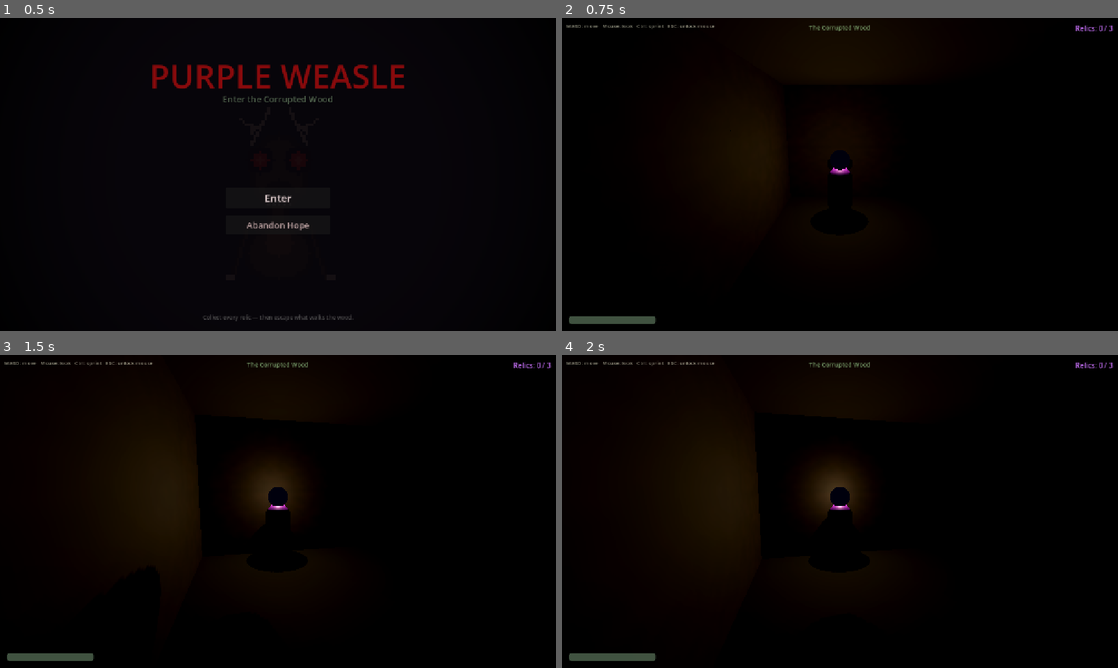
Above: before the commit, frames 1-4 (two rows, left to right).
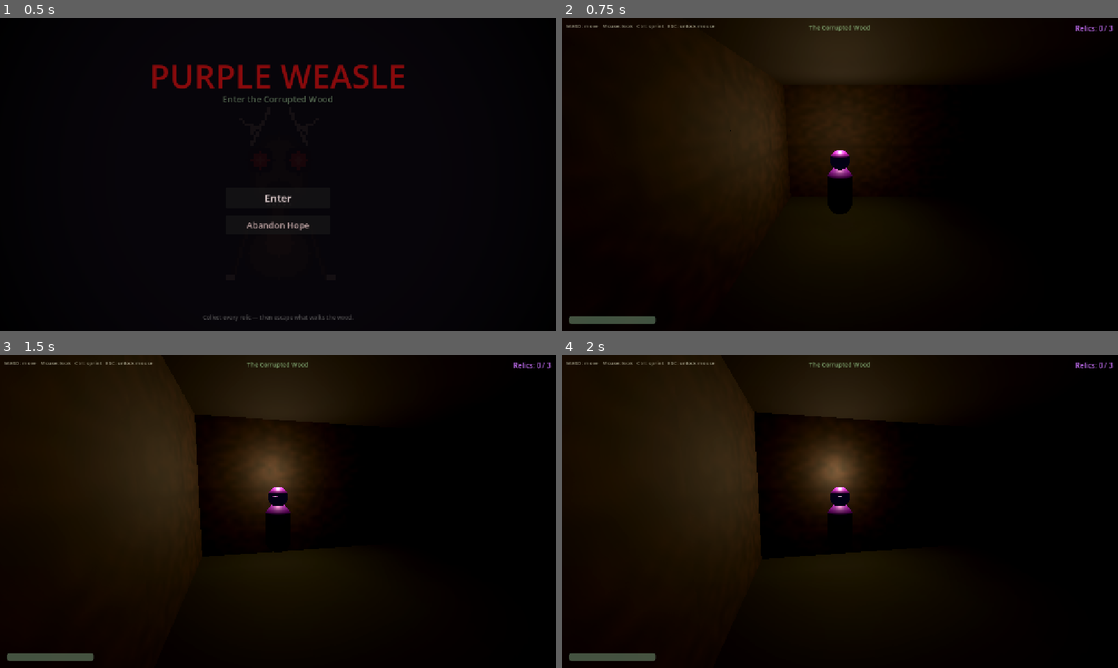
Above: after the commit, the same moments.

Repository: iamsidge/purple-weasle
Game: Godot game, scene res://scenes/main_menu.tscn
Same seed, same stepped clock (60 frames per second), same inputs: the game is played once before the commit and once after it.
Inputs (mouse positions are in pixels of both pictures, inside the frame that each line leads up to):
- Up to frame 1 (0.5 s): no input
- Up to frame 2 (0.75 s): click "Enter" at 0.5 s
- Up to frame 3 (1.5 s): tap Enter at 1.25 s; move the mouse to (305, 511) at 1.27 s; hold W (move_up) from 1.28 s (still down); hold Ctrl (crouch) from 1.28 s (still down)
- Up to frame 4 (2 s): keep holding W (move_up); keep holding Ctrl (crouch)

Frame 1 is identical in both runs. In frame 2, 6.6% of the frame differs, in the area x 23-61%, y 4-70%; in frame 3, 6.7%, in the area x 20-58%, y 4-77%; in frame 4, 5.9%.

Commit message:
Brighten lighting so the maze is readable
Rendered the level and tuned against an actual frame:
- Lantern: disabled shadows (it was casting the player's own silhouette
  as a black disc on the floor underfoot), raised energy 3.2 -> 4.5 and
  range 12 -> 16 m, lifted to y=2.0
- Ambient light 0.35 -> 0.6 (brighter, warmer tint)
- Fog density 0.035 -> 0.02 so nearby walls aren't swallowed
- Wall/floor albedo brightened so the geometry reads under the lantern

Verified by rendering a frame: weasle, walls and floor now clearly
visible, fading to darkness at range.

Co-Authored-By: Claude Opus 4.8 <noreply@anthropic.com>

Diff:
--- a/scenes/level_01_3d.tscn
+++ b/scenes/level_01_3d.tscn
@@ -16,12 +16,12 @@
 background_mode = 2
 sky = SubResource("sky")
 ambient_light_source = 2
-ambient_light_color = Color(0.06, 0.08, 0.07, 1)
-ambient_light_energy = 0.35
+ambient_light_color = Color(0.10, 0.12, 0.11, 1)
+ambient_light_energy = 0.6
 fog_enabled = true
 fog_light_color = Color(0.04, 0.06, 0.02, 1)
 fog_light_energy = 0.6
-fog_density = 0.035
+fog_density = 0.02
 fog_aerial_perspective = 0.1
 glow_enabled = true
 glow_intensity = 0.6
--- a/scenes/player_3d.tscn
+++ b/scenes/player_3d.tscn
@@ -60,11 +60,11 @@
 surface_material_override/0 = SubResource("head_mat")
 
 [node name="Lantern" type="OmniLight3D" parent="."]
-position = Vector3(0, 1.5, 0)
-light_color = Color(1.0, 0.82, 0.55, 1)
-light_energy = 3.2
-omni_range = 12.0
-shadow_enabled = true
+position = Vector3(0, 2.0, 0)
+light_color = Color(1.0, 0.84, 0.58, 1)
+light_energy = 4.5
+omni_range = 16.0
+shadow_enabled = false
 
 [node name="CameraPivot" type="Node3D" parent="."]
 position = Vector3(0, 1.1, 0)
--- a/scripts/level_01_3d.gd
+++ b/scripts/level_01_3d.gd
@@ -78,13 +78,13 @@
 
 	mat_wall                = StandardMaterial3D.new()
 	mat_wall.albedo_texture  = wall_tex
-	mat_wall.albedo_color    = Color(0.55, 0.45, 0.38)
-	mat_wall.roughness       = 0.92
+	mat_wall.albedo_color    = Color(0.95, 0.82, 0.7)
+	mat_wall.roughness       = 0.9
 
 	mat_floor               = StandardMaterial3D.new()
 	mat_floor.albedo_texture = floor_tex
-	mat_floor.albedo_color   = Color(0.30, 0.38, 0.22)
-	mat_floor.roughness      = 0.98
+	mat_floor.albedo_color   = Color(0.55, 0.62, 0.4)
+	mat_floor.roughness      = 0.97
 	mat_floor.uv1_scale      = Vector3(2.0, 2.0, 2.0)
 
 	mat_ceil               = StandardMaterial3D.new()
@@ -98,9 +98,9 @@
 	var relic_total := 0
 
 	_make_slab(Vector3(cols * CELL * 0.5, 0.0,    rows * CELL * 0.5),
-	           Vector3(cols * CELL, 0.02, rows * CELL), mat_floor)
+			   Vector3(cols * CELL, 0.02, rows * CELL), mat_floor)
 	_make_slab(Vector3(cols * CELL * 0.5, WALL_H, rows * CELL * 0.5),
-	           Vector3(cols * CELL, 0.02, rows * CELL), mat_ceil)
+			   Vector3(cols * CELL, 0.02, rows * CELL), mat_ceil)
 
 	for row in rows:
 		for col in MAP[row].length():
Not shown, added: assets/sprites/creature_deer_attack0.png.import
Not shown, added: assets/sprites/creature_deer_attack1.png.import
Not shown, added: assets/sprites/creature_deer_walk0.png.import
Not shown, added: assets/sprites/creature_deer_walk1.png.import
Not shown, added: assets/sprites/creature_deer_walk2.png.import
Not shown, added: assets/sprites/creature_deer_walk3.png.import
Not shown, added: assets/sprites/creature_rabbit_attack0.png.import
Not shown, added: assets/sprites/creature_rabbit_attack1.png.import
Not shown, added: assets/sprites/creature_rabbit_walk0.png.import
Not shown, added: assets/sprites/creature_rabbit_walk1.png.import
Not shown, added: assets/sprites/creature_rabbit_walk2.png.import
Not shown, added: assets/sprites/creature_rabbit_walk3.png.import
(and 1 more such lines)
